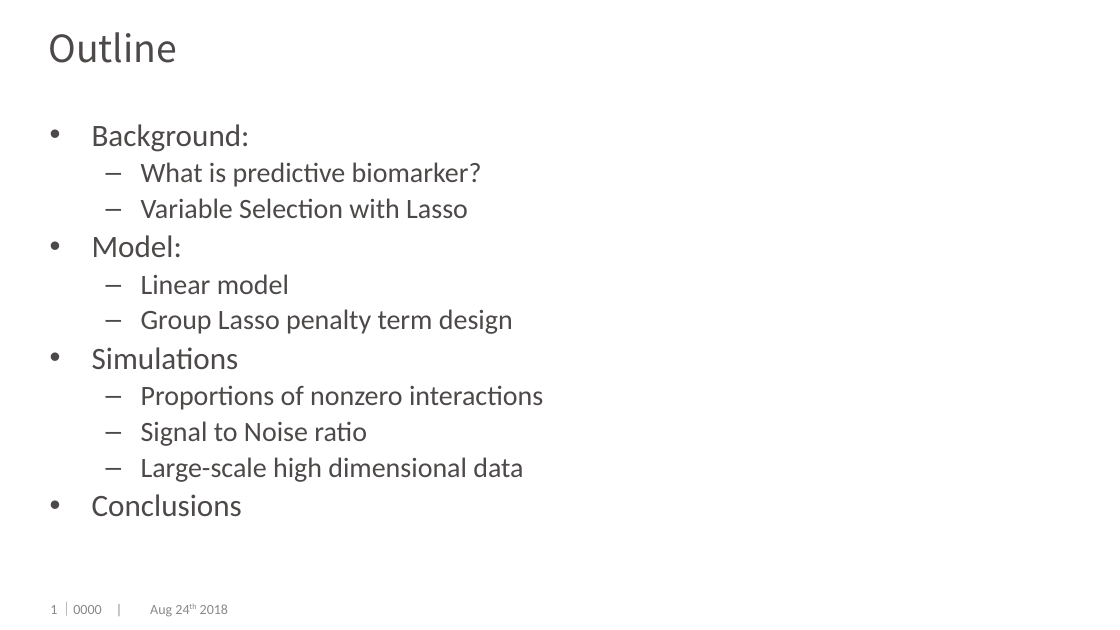
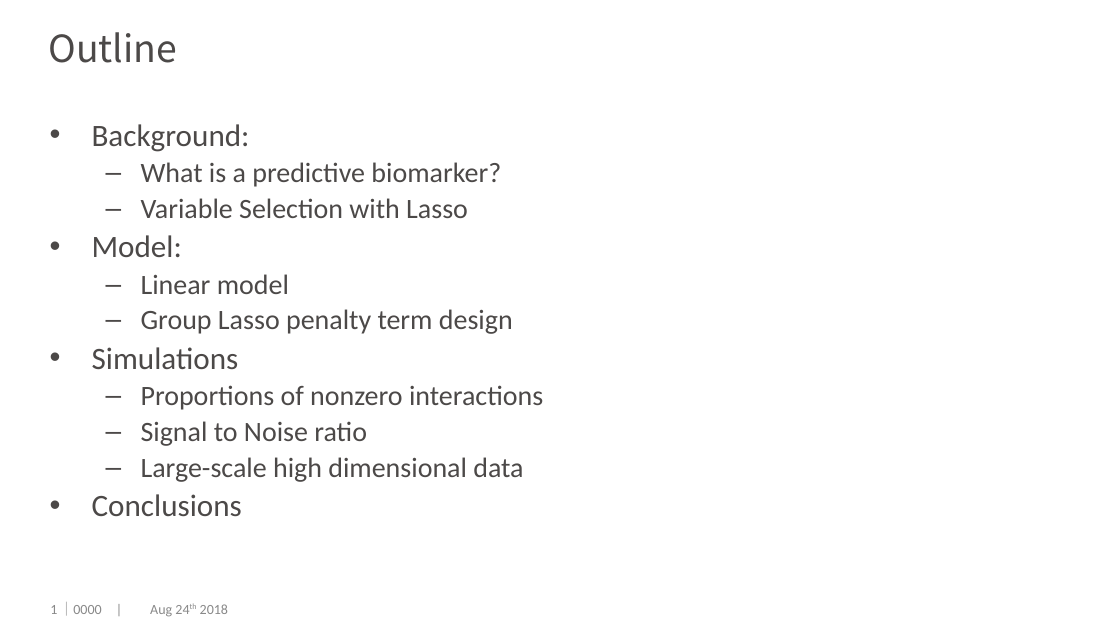
Before and after one commit to dengwx11/GroupLasso, a slide deck: slide 2 of manu & slides/Final.pptx. Drawn at 1120x630 pixels with LibreOffice and Linux fonts; fonts in the diff are those of the drawing; background and template pictures are left out. Boxes give left, top, right and bottom in pixels: in the first picture for what was removed or moved away, otherwise in the second. Text is boxed around its words. In the diff, an @@ line names an element or a change of style, - is before the commit and + after.

```diff
--- a/manu & slides/Final.pptx
+++ b/manu & slides/Final.pptx
@@ text at (141, 162, 501, 187): text changed @@
-  – What is predictive biomarker?
+  – What is a predictive biomarker?
```
Also in this commit, not shown: 6 other files.
